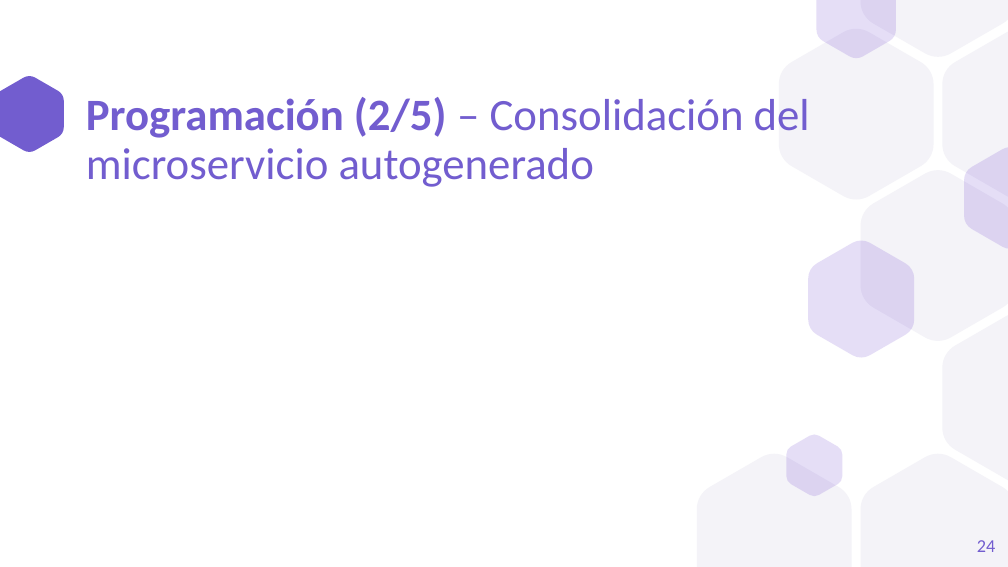
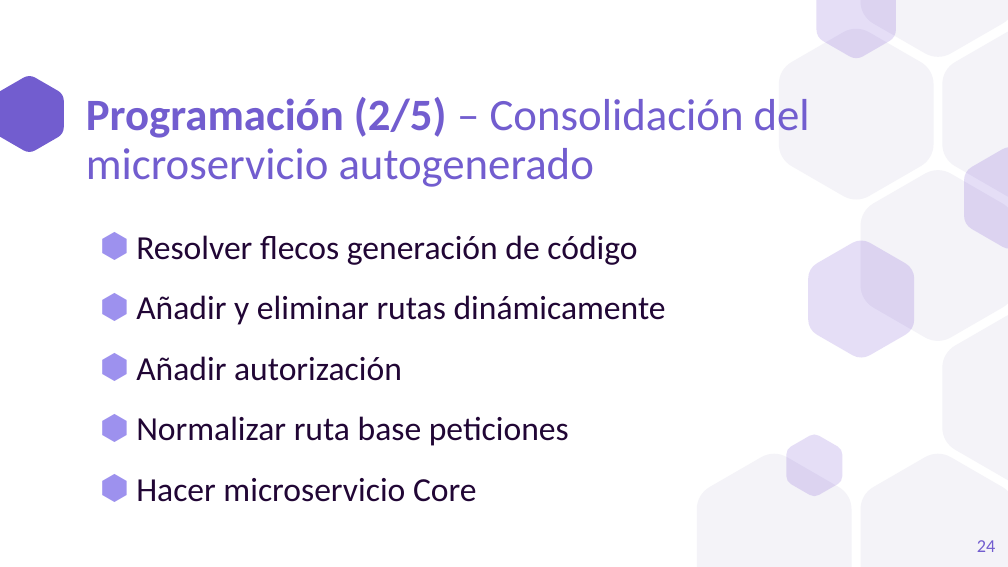
Before and after one commit to a1ex9788/TFG, a slide deck: slide 24 of TFG_AlejandroCarrion.pptx. Drawn at 1008x567 pixels with LibreOffice and Linux fonts; fonts in the diff are those of the drawing. Boxes give left, top, right and bottom in pixels: in the first picture for what was removed or moved away, otherwise in the second. Text is boxed around its words. In the diff, an @@ line names an element or a change of style, - is before the commit and + after.

Commit message:
Programación terminada.

```diff
--- a/TFG_AlejandroCarrion.pptx
+++ b/TFG_AlejandroCarrion.pptx
@@ text added at [136, 235, 666, 502], 24 pt, text #210635 @@
+⬢ Resolver flecos generación de código
+⬢ Añadir y eliminar rutas dinámicamente
+⬢ Añadir autorización
+⬢ Normalizar ruta base peticiones
+⬢ Hacer microservicio Core
```
Also in this commit, not shown: 4 other slides changed.
